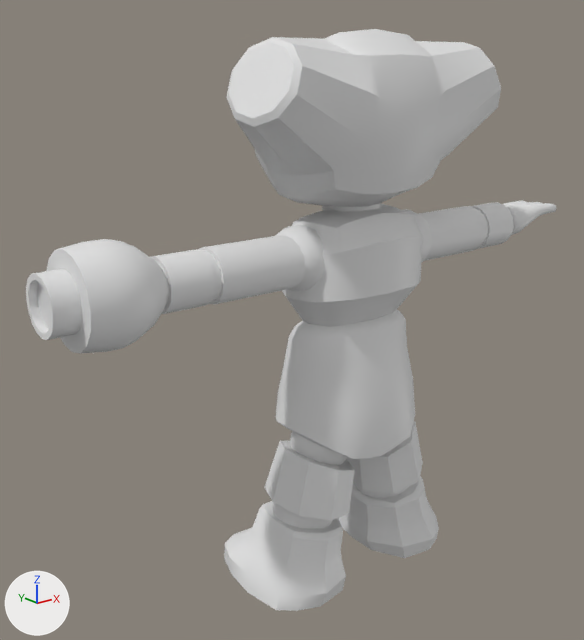
A saved change to the Blender file Assets/Models/Robot/robot.blend.
One viewpoint serves both versions: a camera (50 mm lens) standing at (-6.46, -7.14, 6.21) and looking at (-0.52, 0.29, 3.24). Lighting does not change. The marker at lower left points along +X, +Y and +Z.
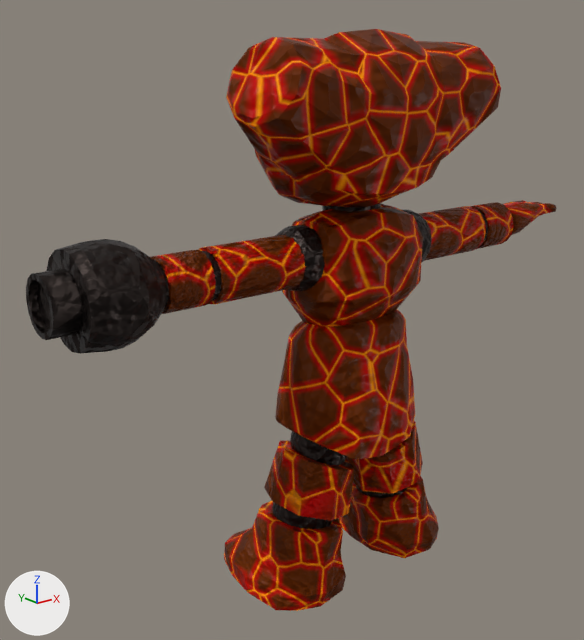
The change, as a diff of the scene's bpy script:
```diff
--- a/Assets/Models/Robot/robot.blend.py
+++ b/Assets/Models/Robot/robot.blend.py
@@ mat_fire_plate @@
+mat_fire_plate = bpy.data.materials.new('Fire Plate')
+# nodes: BsdfPrincipled, Bump, Mapping, Math, OutputMaterial, TexCoord, TexNoise, TexVoronoi, ValToRGB
+# colours: orange #ff9500, red #bf0200, brown #652900
@@ mat_fire_junctions @@
+mat_fire_junctions = bpy.data.materials.new('Fire Junctions')
+# nodes: BsdfPrincipled, Bump, Math, OutputMaterial, TexNoise, TexVoronoi
+# colours: black #37302e
@@ me_cube @@
 me_cube.from_pydata(...)  # 142 vertices, 140 faces; spans x -0.85..1.28, y -2.07..2.07, z -1.23..1.02
-me_cube.materials.append(mat_material)  # white #e7e7e7
+me_cube.materials.append(mat_fire_plate)
@@ me_cube_001 @@
 me_cube_001.from_pydata(...)  # 191 vertices, 180 faces; spans x -0.65..0.64, y -0.97..0.97, z -0.9..0.92
+me_cube_001.materials.append(mat_fire_plate)
@@ me_cylinder @@
 me_cylinder.from_pydata(...)  # 80 vertices, 78 faces; spans x -0.93..1.11, y -0.72..0.67, z -0.56..0.54
+me_cylinder.materials.append(mat_fire_plate)
@@ me_sphere @@
 me_sphere.from_pydata(...)  # 242 vertices, 256 faces; spans x -1.0..1.0, y -1.0..1.0, z -1.0..1.0
+me_sphere.materials.append(mat_fire_junctions)
@@ me_sphere_001 @@
 me_sphere_001.from_pydata(...)  # 242 vertices, 256 faces; spans x -1.09..1.09, y -1.09..1.09, z -1.09..1.09
+me_sphere_001.materials.append(mat_fire_junctions)
@@ me_cylinder_001 @@
 me_cylinder_001.from_pydata(...)  # 32 vertices, 18 faces; spans x -0.303..0.303, y -0.628..0.628, z -0.303..0.303
+me_cylinder_001.materials.append(mat_fire_plate)
@@ me_sphere_002 @@
 me_sphere_002.from_pydata(...)  # 242 vertices, 256 faces; spans x -0.78..0.78, y -0.78..0.78, z -0.78..0.78
+me_sphere_002.materials.append(mat_fire_junctions)
@@ me_cylinder_002 @@
 me_cylinder_002.from_pydata(...)  # 32 vertices, 18 faces; spans x -0.293..0.293, y -0.254..0.254, z -0.293..0.293
+me_cylinder_002.materials.append(mat_fire_plate)
@@ me_cylinder_003 @@
 me_cylinder_003.from_pydata(...)  # 160 vertices, 146 faces; spans x -0.532..0.532, y -0.664..0.484, z -0.532..0.532
+me_cylinder_003.materials.append(mat_fire_junctions)
@@ me_cylinder_004 @@
 me_cylinder_004.from_pydata(...)  # 17 vertices, 13 faces; spans x -0.613..0.671, y -0.604..0.575, z -0.44..0.561
+me_cylinder_004.materials.append(mat_fire_plate)
@@ me_cylinder_007 @@
 me_cylinder_007.from_pydata(...)  # 213 vertices, 205 faces; spans x -0.154..0.311, y -0.493..0.482, z -0.365..0.534
+me_cylinder_007.materials.append(mat_fire_plate)
@@ me_cube_002 @@
 me_cube_002.from_pydata(...)  # 162 vertices, 160 faces; spans x -0.69..0.7, y -0.9..0.9, z -0.58..0.97
+me_cube_002.materials.append(mat_fire_plate)
@@ me_cylinder_008 @@
 me_cylinder_008.from_pydata(...)  # 32 vertices, 18 faces; spans x -0.293..0.293, y -0.254..0.254, z -0.293..0.293
+me_cylinder_008.materials.append(mat_fire_plate)
@@ me_sphere_004 @@
 me_sphere_004.from_pydata(...)  # 242 vertices, 256 faces; spans x -1.09..1.09, y -1.09..1.09, z -1.09..1.09
+me_sphere_004.materials.append(mat_fire_junctions)
@@ me_cylinder_009 @@
 me_cylinder_009.from_pydata(...)  # 32 vertices, 18 faces; spans x -0.303..0.303, y -0.628..0.628, z -0.303..0.303
+me_cylinder_009.materials.append(mat_fire_plate)
@@ me_cylinder_010 @@
 me_cylinder_010.from_pydata(...)  # 242 vertices, 256 faces; spans x -0.423..0.423, y -0.423..0.423, z -0.423..0.423
+me_cylinder_010.materials.append(mat_fire_junctions)
@@ me_cylinder_011 @@
 me_cylinder_011.from_pydata(...)  # 17 vertices, 13 faces; spans x -0.613..0.671, y -0.575..0.604, z -0.44..0.561
+me_cylinder_011.materials.append(mat_fire_plate)
@@ me_cylinder_012 @@
 me_cylinder_012.from_pydata(...)  # 242 vertices, 256 faces; spans x -0.44..0.44, y -0.44..0.44, z -0.44..0.44
+me_cylinder_012.materials.append(mat_fire_junctions)
@@ me_cylinder_013 @@
 me_cylinder_013.from_pydata(...)  # 80 vertices, 78 faces; spans x -0.93..1.11, y -0.67..0.72, z -0.56..0.54
+me_cylinder_013.materials.append(mat_fire_plate)
```

Location of each change, [x1, y1, x2, y2] in pixels of the pictures (584 x 640 px):
'head', recoloured (grey to brown)
    both: [226, 29, 501, 207]
'Cube.001', recoloured (grey to brown)
    both: [275, 310, 415, 459]
'Cylinder.003', recoloured (grey to black)
    both: [26, 239, 167, 354]
'Cube.002', recoloured (grey to brown)
    both: [282, 204, 423, 327]
'Cylinder.013', recoloured (grey to brown)
    both: [224, 501, 346, 611]
'Cylinder', recoloured (grey to brown)
    both: [338, 476, 439, 558]
'Cylinder.001', recoloured (grey to brown)
    both: [198, 235, 306, 304]
'Cylinder.011', recoloured (grey to brown)
    both: [264, 441, 355, 521]
'Cylinder.004', recoloured (grey to brown)
    both: [346, 421, 423, 494]
'Cylinder.002', recoloured (grey to brown)
    both: [150, 250, 216, 314]
'Cylinder.009', recoloured (grey to brown)
    both: [418, 206, 486, 261]
'Sphere.001', recoloured (grey to black)
    both: [275, 225, 325, 291]
'Cylinder.008', recoloured (grey to brown)
    both: [471, 202, 514, 249]
'Cylinder.007', recoloured (grey to brown)
    both: [503, 200, 557, 235]
'Cylinder.010', recoloured (grey to black)
    both: [290, 431, 347, 466]
'Cylinder.012', recoloured (grey to black)
    both: [272, 502, 333, 529]
'Sphere.004', recoloured (grey to black)
    both: [403, 209, 432, 262]
'Sphere.002', recoloured (grey to black)
    both: [202, 251, 222, 302]
'Sphere', recoloured (grey to black)
    both: [322, 203, 381, 212]
